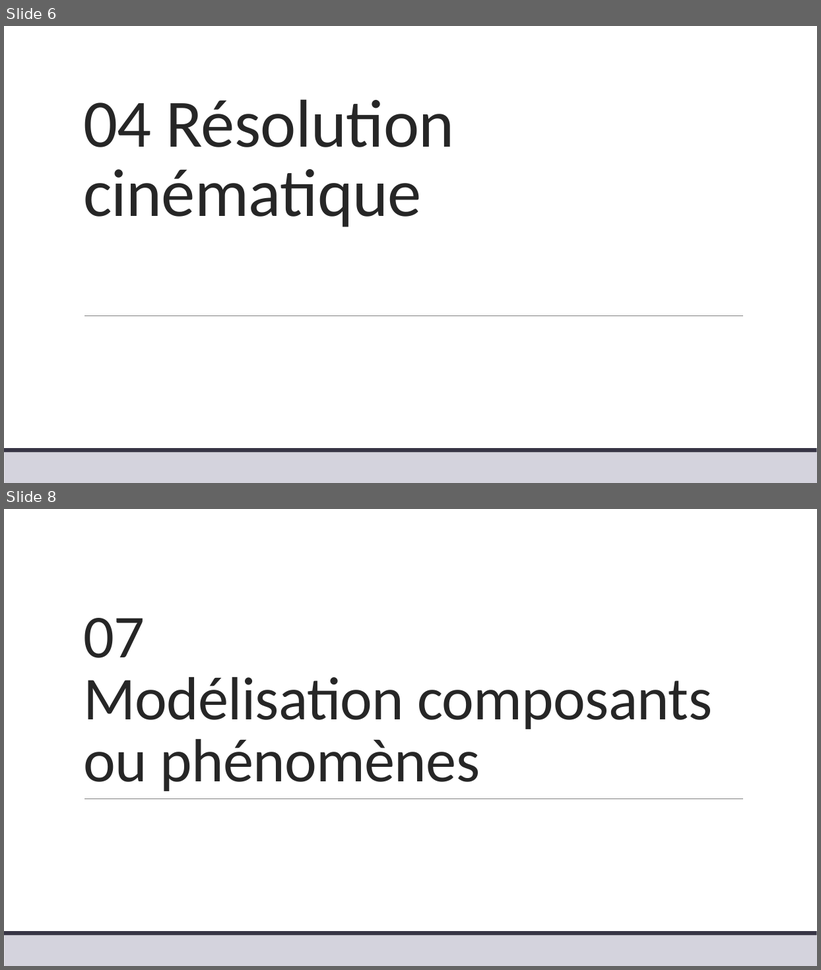
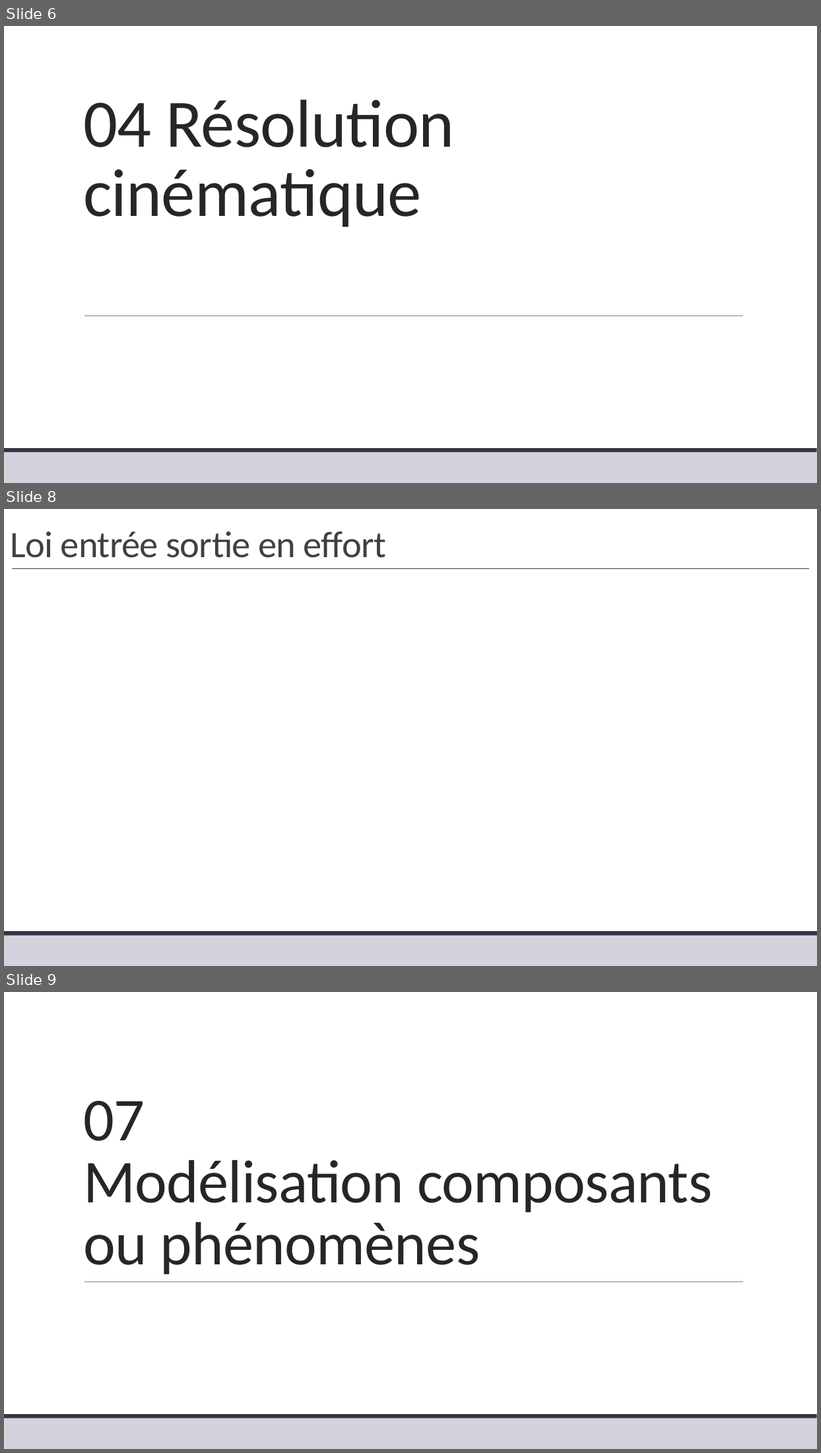
Before and after one commit to xpessoles/TP_Corriges, a slide deck: 04_Comax/04_Comax_Corrige.pptx. Shown one above the other, each under a label of ours: slides 6 and 8 before the commit, slides 6, 8 and 9 after it; the slides between them are not shown. The pictures are 821x970 and 821x1453 pixels, drawn with LibreOffice and Linux fonts; fonts in the diff are those of the drawing; grey boxes stand for pictures. Boxes give left, top, right and bottom in pixels: in the first picture for what was removed or moved away, otherwise in the second. Text is boxed around its words. In the diff, an @@ line names an element or a change of style, - is before the commit and + after.

```diff
--- a/04_Comax/04_Comax_Corrige.pptx
+++ b/04_Comax/04_Comax_Corrige.pptx
@@ slide 8 added at (4,509,817,966), background #FFFFFF; not listed: 2 template elements that a slide beside it also shows @@
@@ title added at (10,531,386,558), 44 pt, text #404040 @@
+Loi entrée sortie en effort
@@ line added from (12, 568) to (809, 568), #373545 0.5 pt @@
@@ what was slide 8 is now slide 9 @@
```
Also in this commit, not shown: 1 other slide added, 1 slide removed, 1 other file.
